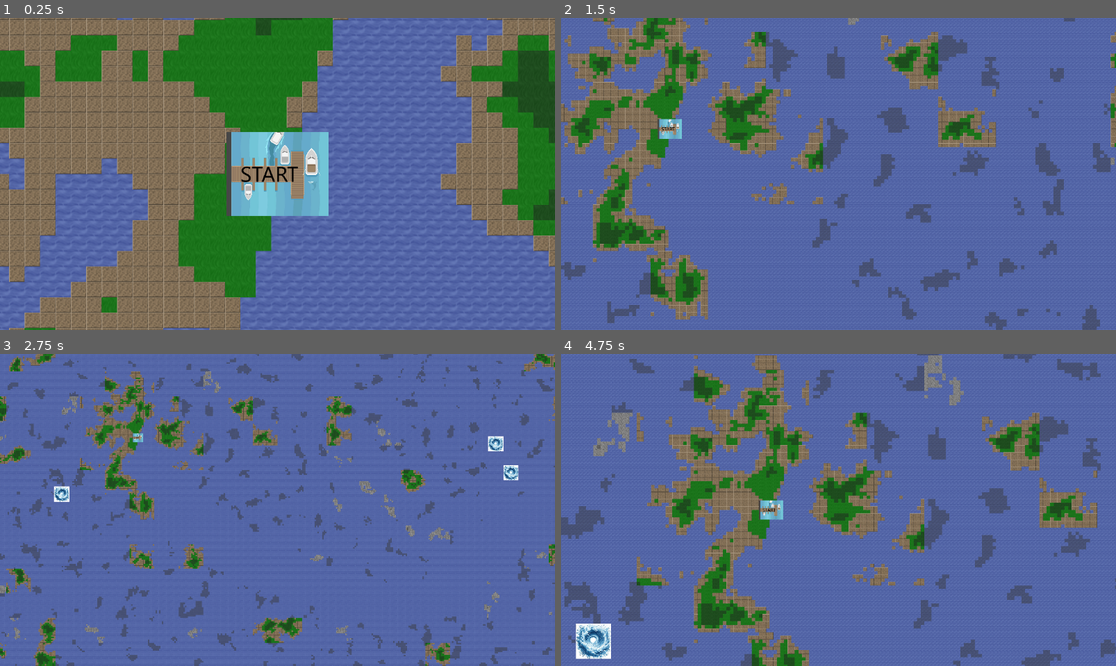
Above: before the commit, frames 1-4 (two rows, left to right).
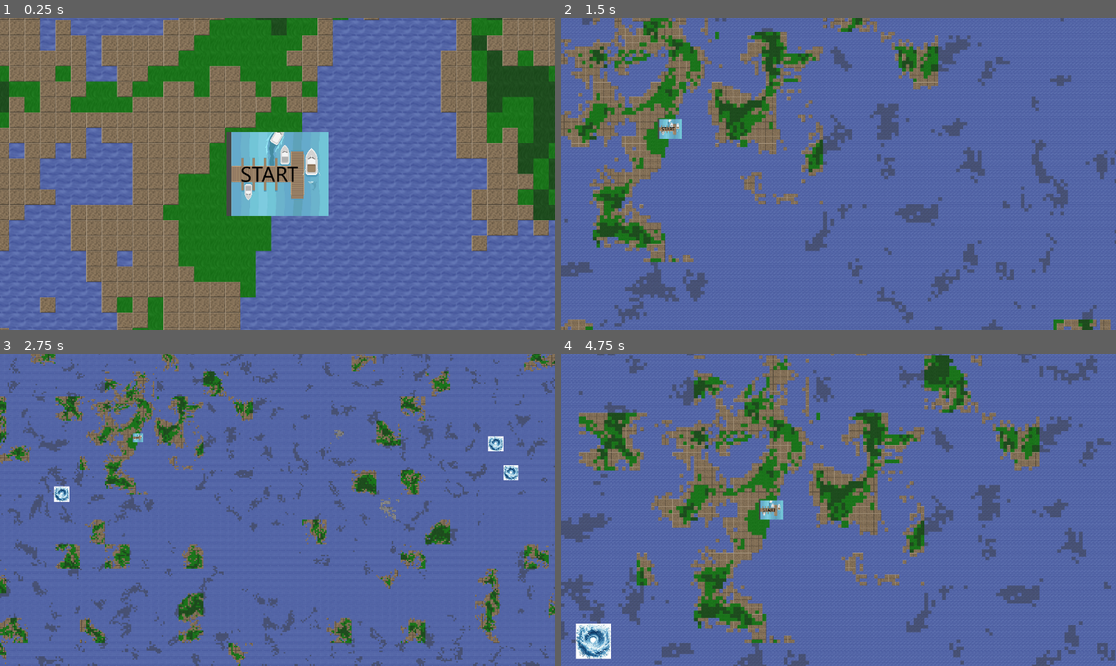
Above: after the commit, the same moments.

Repository: KN-Neuron/Neurogaming-wdrozenie-2026
Game: Godot game, scene res://main.tscn
The game is run twice, just before and just after one commit, with the same random seed, the same clock (stepped at 60 frames per second) and the same inputs. The project has no main scene, so this scene is started directly.
Inputs:
- Up to frame 1 (0.25 s): no input
- Up to frame 2 (1.5 s): tap Enter at 0.5 s; hold Right (ui_right) 0.53-1.28 s; hold E 0.53-1.28 s; hold Down (ui_down) from 1.28 s (still down); tap Q at 1.35 s
- Up to frame 3 (2.75 s): release Down (ui_down) at 2.03 s; hold Right (ui_right) from 2.03 s (still down); hold E from 2.03 s (still down)
- Up to frame 4 (4.75 s): release Right (ui_right) at 2.78 s; release E at 2.78 s; hold Up (ui_up) 2.78-3.53 s; tap Q at 2.85, 4.35 s; hold E 3.53-4.28 s; hold Left (ui_left) from 3.53 s (still down)

The runs differ from the first frame. In frame 1, 24% of the frame differs, in the area x 0-100%, y 0-100%; in frame 2, 19%; in frame 3, 17%; in frame 4, 21%.

Commit message:
add sharpen

Diff:
--- a/neuroship/World/Terrain/Biomes/biome_island.tres
+++ b/neuroship/World/Terrain/Biomes/biome_island.tres
@@ -6,6 +6,6 @@
 [resource]
 script = ExtResource("1_kbyhh")
 biome_name = "Island"
-upper_threshold = 0.5
+upper_threshold = 0.7
 chunk_scenes = Array[PackedScene]([ExtResource("1_osw2j")])
 metadata/_custom_type_script = "uid://cjs1ldj1eg60d"
--- /dev/null
+++ b/neuroship/World/Terrain/Biomes/biome_island_desert.tres
@@ -0,0 +1,11 @@
+[gd_resource type="Resource" script_class="BiomeData" format=3 uid="uid://u15jgr7ju7pd"]
+
+[ext_resource type="Script" uid="uid://cjs1ldj1eg60d" path="res://World/Terrain/biome_data.gd" id="1_1ui7p"]
+[ext_resource type="PackedScene" path="res://World/Terrain/Chunks/chunk_island_desert.tscn" id="1_jiahe"]
+
+[resource]
+script = ExtResource("1_1ui7p")
+biome_name = "Island desert"
+upper_threshold = 0.5
+chunk_scenes = Array[PackedScene]([ExtResource("1_jiahe")])
+metadata/_custom_type_script = "uid://cjs1ldj1eg60d"
--- a/neuroship/World/Terrain/biome_data.gd
+++ b/neuroship/World/Terrain/biome_data.gd
@@ -4,5 +4,6 @@
 @export var biome_name: String = "New Biome"
 
 @export var upper_threshold: float = 1.0
+@export var moisture_threshold: float = 1.0
 
 @export var chunk_scenes: Array[PackedScene] = []
--- a/neuroship/World/Terrain/terrain_generator.gd
+++ b/neuroship/World/Terrain/terrain_generator.gd
@@ -31,6 +31,7 @@
 var _segment_bounds: Array[Rect2]
 var _all_structures: Array[PlacedStructure] = []
 var _noise: FastNoiseLite
+var _moisture_noise: FastNoiseLite
 
 @export_group("Chunk Generation")
 @export var chunk_size_pixels: Vector2 = Vector2(512, 512)
@@ -45,6 +46,7 @@
 @export var use_random_seed: bool = true
 @export var world_seed: int = 0
 @export var noise_frequency: float = 0.05
+@export var moisture_frequency: float = 0.02
 
 func _ready() -> void:
 	# Cleanup debug tools if not needed
@@ -64,6 +66,18 @@
 	_noise.noise_type = FastNoiseLite.TYPE_SIMPLEX
 	_noise.frequency = noise_frequency
 
+	_noise.fractal_type = FastNoiseLite.FRACTAL_FBM
+	_noise.fractal_octaves = 4 # Złożenie z 4 warstw detali
+	_noise.domain_warp_enabled = true
+	_noise.domain_warp_amplitude = 20.0 # Poszarpane, naturalne brzegi
+
+	_moisture_noise = FastNoiseLite.new()
+	_moisture_noise.seed = world_seed + 9999 # Inny seed, żeby woda nie pokrywała się z ukształtowaniem terenu!
+	_moisture_noise.noise_type = FastNoiseLite.TYPE_SIMPLEX
+	_moisture_noise.frequency = moisture_frequency
+	_moisture_noise.fractal_type = FastNoiseLite.FRACTAL_FBM
+	_moisture_noise.fractal_octaves = 3
+
 	# Execute world generation pipeline
 	if randomize_path:
 		_randomize_ports()
@@ -71,8 +85,12 @@
 	_generate_river_curve()
 	_initialize_structures()
 
-	# Sort biomes for waterfall logic
-	biomes.sort_custom(func(a, b): return a.upper_threshold < b.upper_threshold)
+	# Sort biomes for 2D waterfall logic
+	biomes.sort_custom(func(a, b):
+		if a.upper_threshold == b.upper_threshold:
+			return a.moisture_threshold < b.moisture_threshold
+		return a.upper_threshold < b.upper_threshold
+	)
 
 	generate_chunk_map()
 	_spawn_structures()
@@ -172,6 +190,7 @@
 
 			var chunk_center_tiles = Vector2(center_tile_x, center_tile_y)
 			var macro_noise: float = _get_world_noise(center_tile_x, center_tile_y)
+			var moisture: float = _moisture_noise.get_noise_2d(center_tile_x, center_tile_y)
 
 			# Force biome if chunk is near any structure
 			for struct in _all_structures:
@@ -179,13 +198,13 @@
 					var dist = chunk_center_tiles.distance_to(struct.tile_position)
 					if dist < (struct.influence_radius_tiles + tiles_per_chunk):
 						macro_noise = struct.target_noise
+						moisture = 1.0
 						break
 
 			var chunk_instance: Node2D = null
 
-			# Waterfall biome selection
 			for biome in biomes:
-				if macro_noise <= biome.upper_threshold:
+				if macro_noise <= biome.upper_threshold and moisture <= biome.moisture_threshold:
 					if not biome.chunk_scenes.is_empty():
 						chunk_instance = biome.chunk_scenes.pick_random().instantiate() as Node2D
 					break
